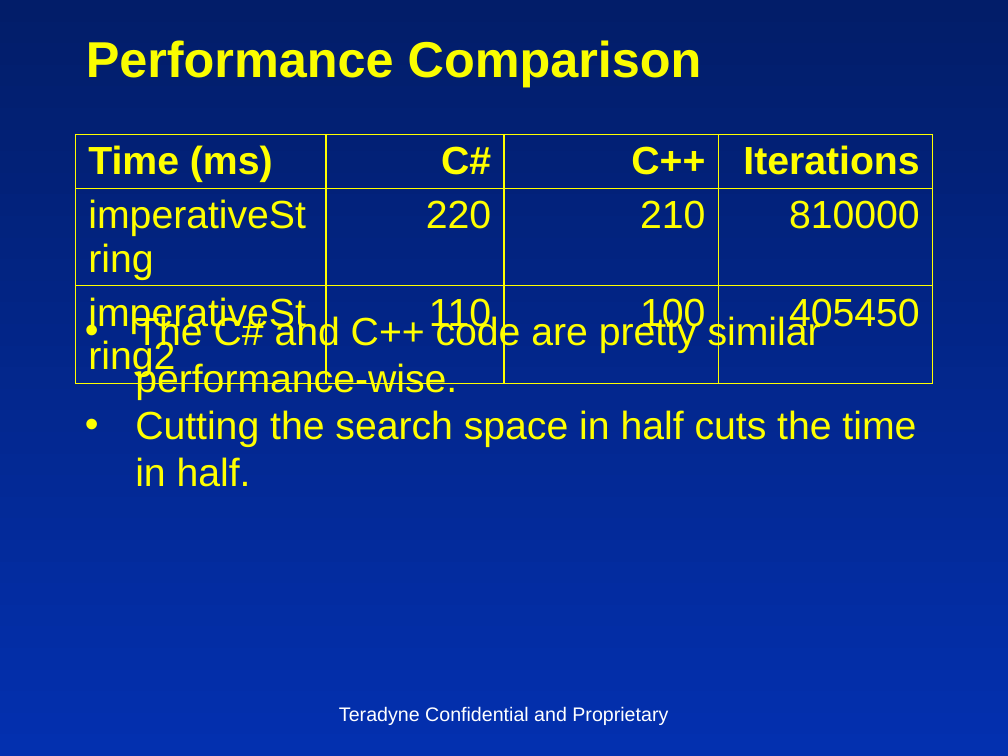
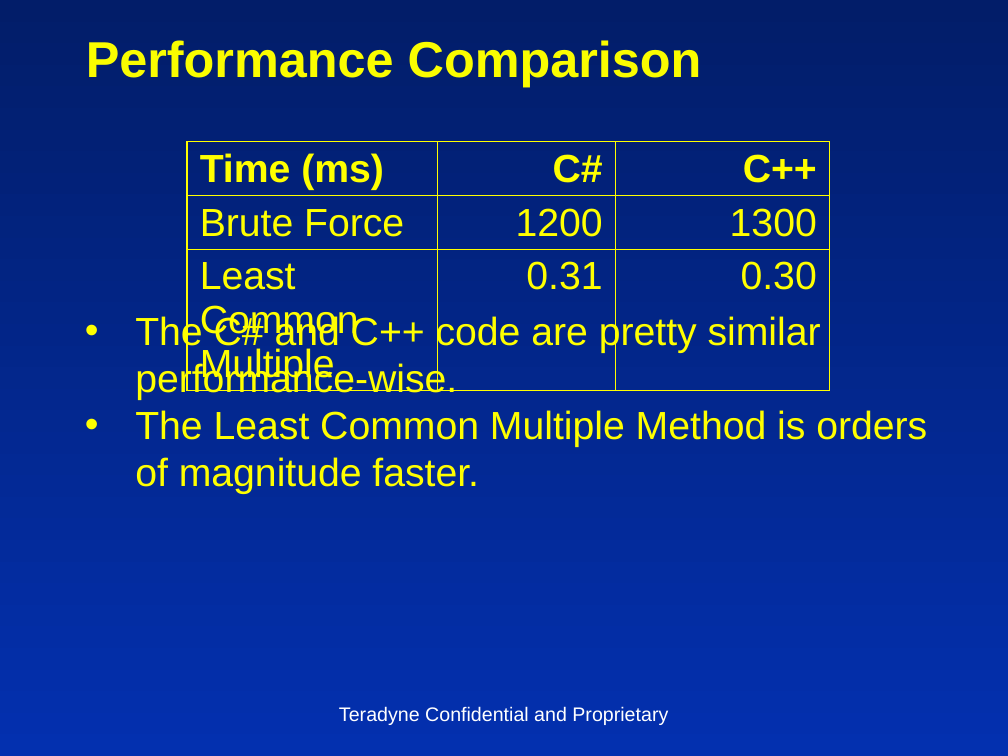
Before and after one commit to insideoutclub/Euler, a slide deck: slide 8 of FiveEasyPieces5.pptx (slide 7 before the commit). Drawn at 1008x756 pixels with LibreOffice and Linux fonts; fonts in the diff are those of the drawing. Boxes give left, top, right and bottom in pixels: in the first picture for what was removed or moved away, otherwise in the second. Text is boxed around its words. In the diff, an @@ line names an element or a change of style, - is before the commit and + after.

```diff
--- a/FiveEasyPieces5.pptx
+++ b/FiveEasyPieces5.pptx
@@ table at [186,142,830,389] @@
-column 1: Time (ms) | imperativeString | imperativeString2
-column 2: C# | 220 | 110
-column 3: C++ | 210 | 100
-column 4: Iterations | 810000 | 405450
+column 1: Time (ms) | Brute Force | Least Common Multiple
+column 2: C# | 1200 | 0.31
+column 3: C++ | 1300 | 0.30
@@ table: place and size @@
-table at [76,134,933,338]
+table at [186,142,830,389]
@@ text at [135,410,927,494]: text changed @@
-• Cutting the search space in half cuts the time in half.
+• The Least Common Multiple Method is orders of magnitude faster.
```
Also in this commit, not shown: 6 other slides changed, 1 slide added, 6 slides removed, 4 other files.
